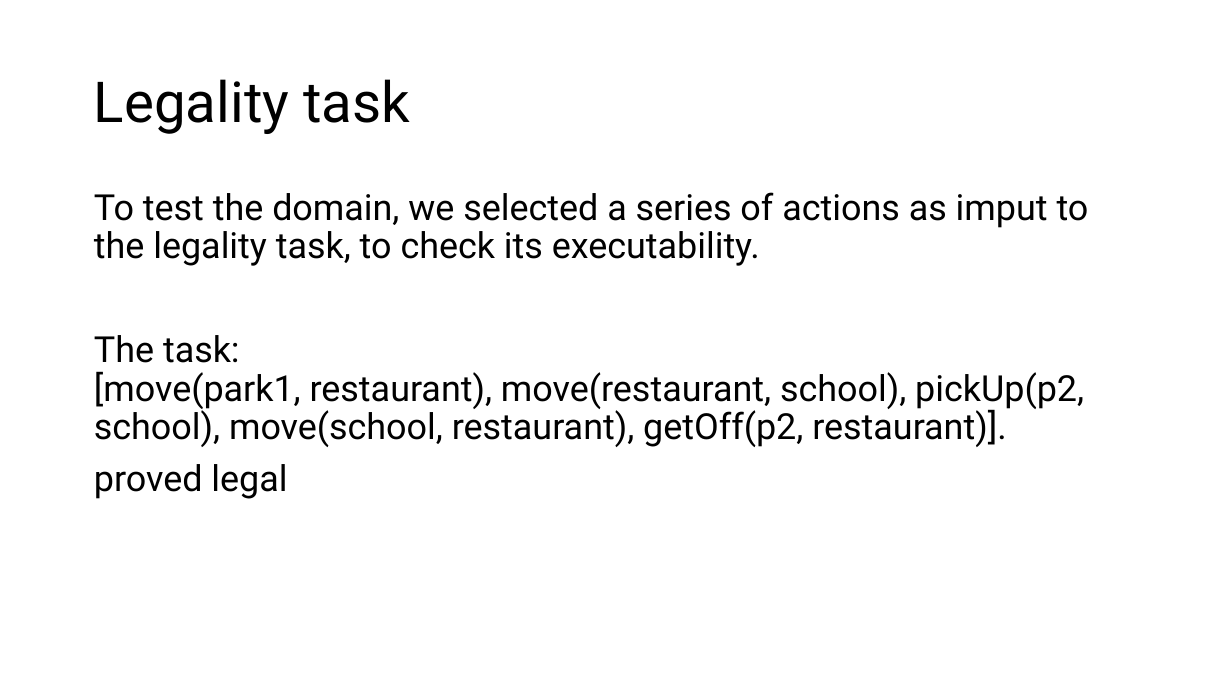
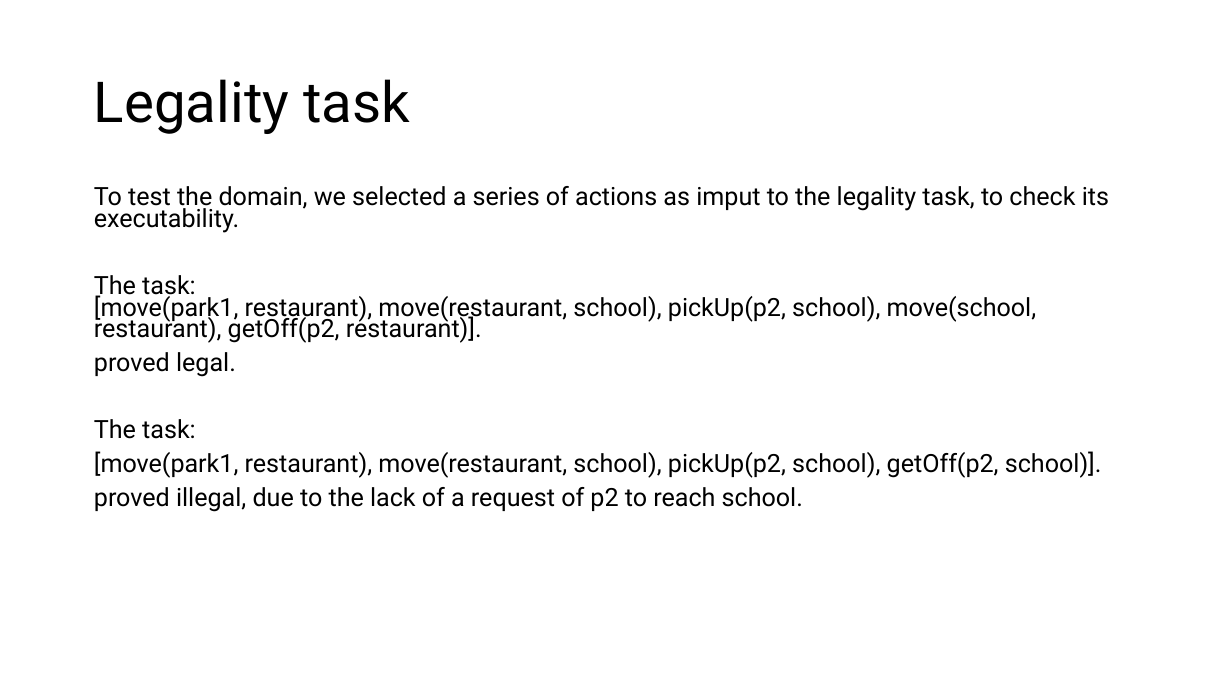
Before and after one commit to serenaragaglia/taxi_planning, a slide deck: slide 19 of documents/planning.pptx. Drawn at 1232x693 pixels with LibreOffice and Linux fonts; fonts in the diff are those of the drawing. Boxes give left, top, right and bottom in pixels: in the first picture for what was removed or moved away, otherwise in the second. Text is boxed around its words. In the diff, an @@ line names an element or a change of style, - is before the commit and + after.

Commit message:
ppt

```diff
--- a/documents/planning.pptx
+++ b/documents/planning.pptx
@@ text at [94, 186, 1109, 343]: size 28 to 19.6 pt in "To test the domain, we selected a ...", "The task: [move(park1, restaurant), move(restaurant, school) ..."; line spacing 0.9 to 0.7 @@
@@ text at [94, 352, 1102, 512]: text changed; size 28 to 19.6 pt @@
-proved legal
+proved legal.
+The task:
+[move(park1, restaurant), move(restaurant, school), pickUp(p2, school), getOff(p2, school)].
+proved illegal, due to the lack of a request of p2 to reach school.
```
Also in this commit, not shown: 3 other slides changed, 2 slides added.
